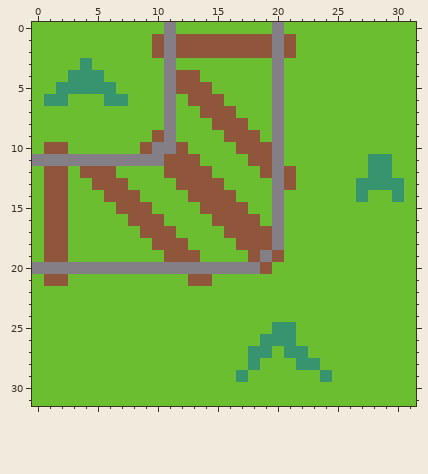
A pixel-art sprite gets an edit: src/client/Assests/RailTurn.png. Above: the version before the commit.
The file is 96x96 pixels, drawn in blocks of 3x3; one block is one cell here.
New version:
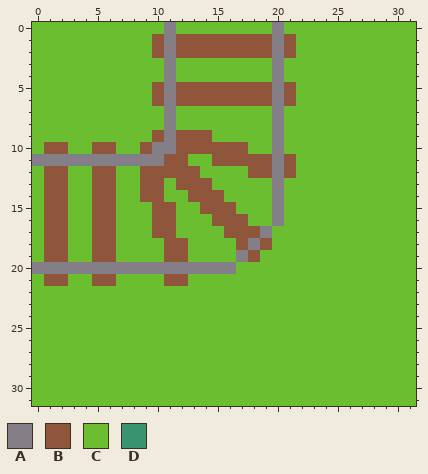
Palette (. is transparent): A #847e87  B #8f563b  C #6abe30  D #37946e
Change:
{"y":3,"x":4,"old":"D","new":"C"}
{"y":4,"x":3,"old":"DDD","new":"CCC"}
{"y":4,"x":12,"old":"BB","new":"CC"}
{"y":5,"x":2,"old":"DDDDD","new":"CCCCC"}
{"y":5,"x":10,"old":"C","new":"B"}
{"y":5,"x":15,"old":"CCCCC","new":"BBBBB"}
{"y":5,"x":21,"old":"C","new":"B"}
{"y":6,"x":1,"old":"DD","new":"CC"}
{"y":6,"x":6,"old":"DD","new":"CC"}
{"y":6,"x":10,"old":"C","new":"B"}
{"y":6,"x":12,"old":"C","new":"B"}
{"y":6,"x":16,"old":"CCCC","new":"BBBB"}
{"y":6,"x":21,"old":"C","new":"B"}
{"y":7,"x":14,"old":"BBB","new":"CCC"}
{"y":8,"x":15,"old":"BBB","new":"CCC"}
{"y":9,"x":12,"old":"CCC","new":"BBB"}
{"y":9,"x":16,"old":"BBB","new":"CCC"}
{"y":10,"x":5,"old":"CC","new":"BB"}
{"y":10,"x":13,"old":"CCCC","new":"BBBB"}
{"y":10,"x":18,"old":"BB","new":"CC"}
{"y":11,"x":13,"old":"B","new":"C"}
{"y":11,"x":15,"old":"CCC","new":"BBB"}
{"y":11,"x":21,"old":"C","new":"B"}
{"y":11,"x":28,"old":"DD","new":"CC"}
{"y":12,"x":4,"old":"B","new":"C"}
{"y":12,"x":9,"old":"CC","new":"BB"}
{"y":12,"x":14,"old":"B","new":"C"}
{"y":12,"x":18,"old":"C","new":"B"}
{"y":12,"x":28,"old":"DD","new":"CC"}
{"y":13,"x":7,"old":"B","new":"C"}
{"y":13,"x":9,"old":"CC","new":"BB"}
{"y":13,"x":15,"old":"B","new":"C"}
{"y":13,"x":21,"old":"B","new":"C"}
{"y":13,"x":27,"old":"DDDD","new":"CCCC"}
{"y":14,"x":5,"old":"C","new":"B"}
{"y":14,"x":7,"old":"BBCC","new":"CCBB"}
{"y":14,"x":16,"old":"B","new":"C"}
{"y":14,"x":27,"old":"D","new":"C"}
{"y":14,"x":30,"old":"D","new":"C"}
{"y":15,"x":5,"old":"CCBBBCC","new":"BBCCCBB"}
{"y":15,"x":17,"old":"B","new":"C"}
{"y":16,"x":5,"old":"CC","new":"BB"}
{"y":16,"x":8,"old":"BB","new":"CC"}
{"y":16,"x":11,"old":"C","new":"B"}
{"y":16,"x":18,"old":"B","new":"C"}
{"y":17,"x":5,"old":"CC","new":"BB"}
{"y":17,"x":9,"old":"B","new":"C"}
{"y":17,"x":19,"old":"BA","new":"AC"}
{"y":18,"x":5,"old":"CC","new":"BB"}
{"y":18,"x":10,"old":"B","new":"C"}
{"y":18,"x":18,"old":"B","new":"A"}
{"y":18,"x":20,"old":"A","new":"C"}
{"y":19,"x":5,"old":"CC","new":"BB"}
{"y":19,"x":13,"old":"B","new":"C"}
{"y":19,"x":17,"old":"C","new":"A"}
{"y":19,"x":19,"old":"AB","new":"CC"}
{"y":20,"x":17,"old":"AAB","new":"CCC"}
{"y":21,"x":5,"old":"CC","new":"BB"}
{"y":21,"x":11,"old":"CCBB","new":"BBCC"}
{"y":25,"x":20,"old":"DD","new":"CC"}
{"y":26,"x":19,"old":"DDD","new":"CCC"}
{"y":27,"x":18,"old":"DD","new":"CC"}
{"y":27,"x":21,"old":"DD","new":"CC"}
{"y":28,"x":18,"old":"D","new":"C"}
{"y":28,"x":22,"old":"DD","new":"CC"}
{"y":29,"x":17,"old":"D","new":"C"}
{"y":29,"x":24,"old":"D","new":"C"}
{"label":"changed","picture_box":[44,58,296,286]}
{"label":"changed","picture_box":[356,154,404,202]}
{"label":"changed","picture_box":[236,322,332,382]}
